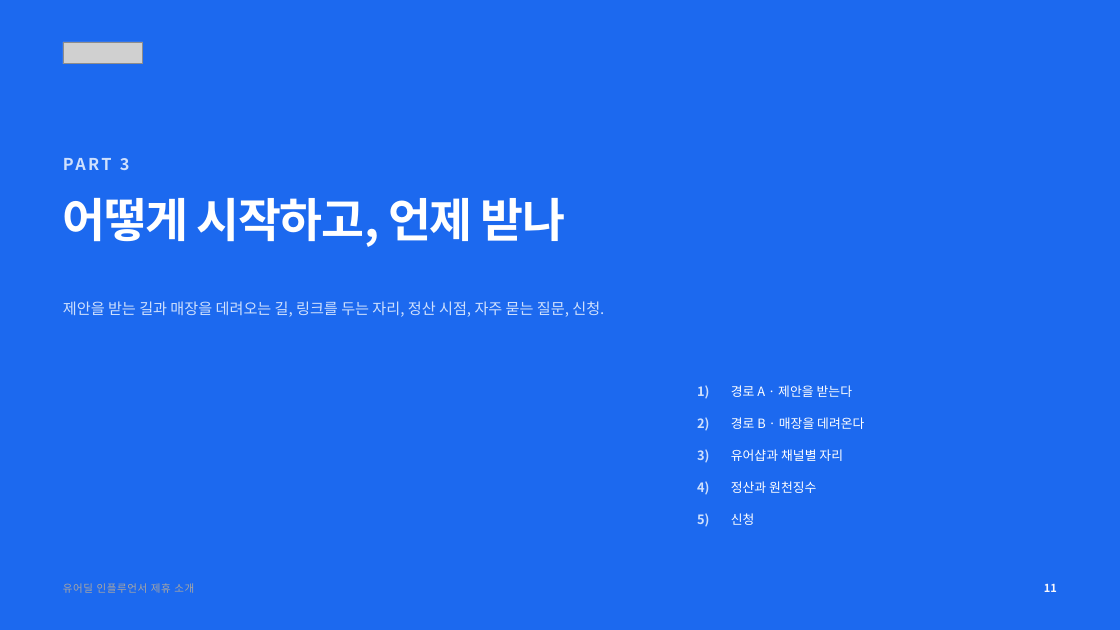
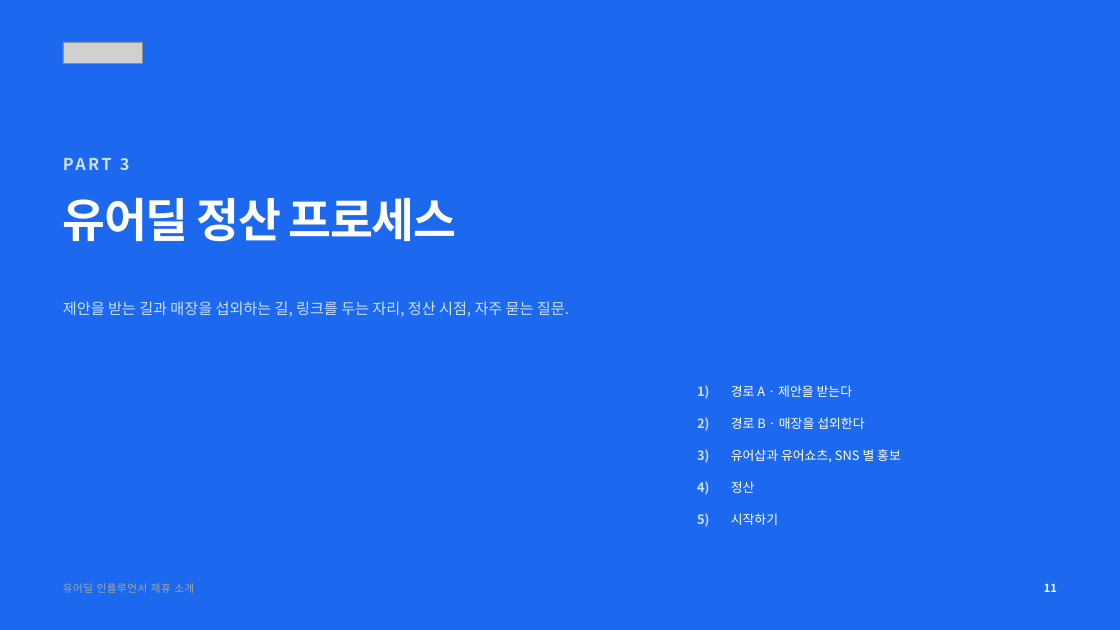
Before and after one commit to tobe2111/ur-live, a slide deck: slide 12 of docs/business/proposals/urdeal-influencer-deck.pptx. Drawn at 1120x630 pixels with LibreOffice and Linux fonts; fonts in the diff are those of the drawing; grey boxes stand for pictures. Boxes give left, top, right and bottom in pixels: in the first picture for what was removed or moved away, otherwise in the second. Text is boxed around its words. In the diff, an @@ line names an element or a change of style, - is before the commit and + after.

```diff
--- a/docs/business/proposals/urdeal-influencer-deck.pptx
+++ b/docs/business/proposals/urdeal-influencer-deck.pptx
@@ text at [63,198,456,242]: text changed @@
-어떻게 시작하고, 언제 받나
+유어딜 정산 프로세스
@@ text at [63,301,569,317]: text changed @@
-제안을 받는 길과 매장을 데려오는 길, 링크를 두는 자리, 정산 시점, 자주 묻는 질문, 신청.
+제안을 받는 길과 매장을 섭외하는 길, 링크를 두는 자리, 정산 시점, 자주 묻는 질문.
@@ text at [731,417,864,429]: text changed @@
-경로 B · 매장을 데려온다
+경로 B · 매장을 섭외한다
@@ text at [731,449,901,462]: text changed @@
-유어샵과 채널별 자리
+유어샵과 유어쇼츠, SNS 별 홍보
@@ text at [731,481,755,493]: text changed @@
-정산과 원천징수
+정산
@@ text at [731,513,778,525]: text changed @@
-신청
+시작하기
```
Also in this commit, not shown: 19 other slides changed, 9 other files.
